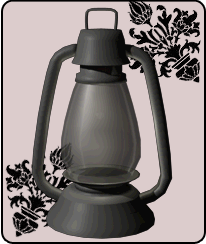
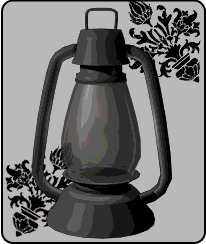
The second 206 × 244 image is a revision of the first. Changes to its layers:
painted on "Shape 1", masked it over [3, 1, 204, 242]
